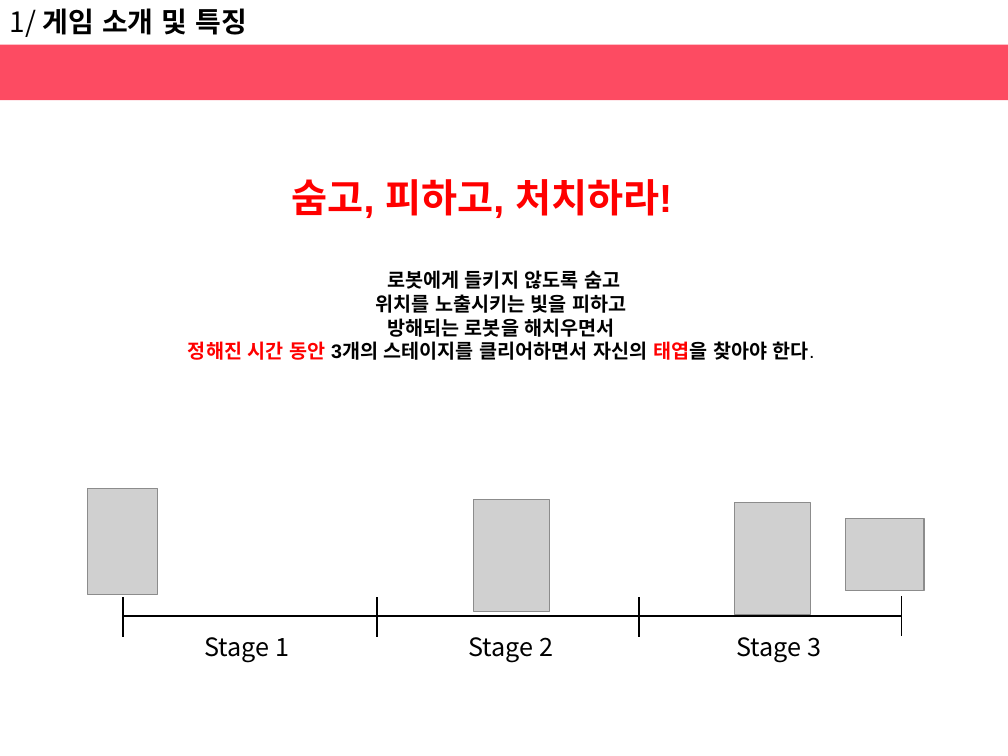
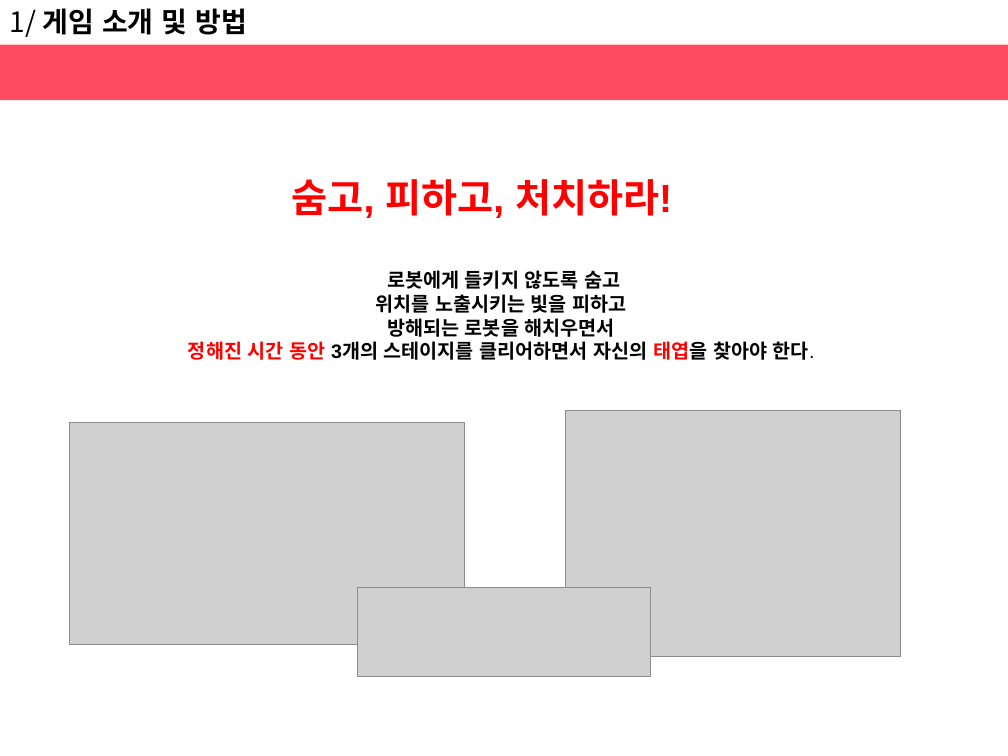
Before and after one commit to haeunjung/Team_Project, a slide deck: slide 5 of 기획문서/게임 제안서.pptx (slide 4 before the commit). Drawn at 1008x756 pixels with LibreOffice and Linux fonts; fonts in the diff are those of the drawing; grey boxes stand for pictures. Boxes give left, top, right and bottom in pixels: in the first picture for what was removed or moved away, otherwise in the second. Text is boxed around its words. In the diff, an @@ line names an element or a change of style, - is before the commit and + after.

Commit message:
12.14
목차, 게임의 차별성, 소개 수정

```diff
--- a/기획문서/게임 제안서.pptx
+++ b/기획문서/게임 제안서.pptx
@@ text at bbox=[10, 8, 247, 37]: text changed @@
-1/ 게임 소개 및 특징
+1/ 게임 소개 및 방법
@@ picture added at bbox=[565, 410, 901, 656] @@
@@ picture added at bbox=[70, 422, 465, 644] @@
@@ picture removed at bbox=[88, 488, 157, 594] @@
@@ picture removed at bbox=[474, 500, 549, 612] @@
@@ picture removed at bbox=[734, 503, 809, 615] @@
@@ picture removed at bbox=[846, 519, 924, 591] @@
@@ line removed from (123, 598) to (123, 637) @@
@@ picture added at bbox=[357, 588, 650, 676] @@
@@ line removed from (377, 598) to (377, 637) @@
@@ line removed from (639, 598) to (639, 637) @@
@@ line removed from (901, 597) to (901, 636) @@
@@ line removed from (123, 616) to (901, 616) @@
@@ text removed at bbox=[204, 637, 289, 662] @@
-Stage 1
@@ text removed at bbox=[468, 637, 553, 662] @@
-Stage 2
@@ text removed at bbox=[736, 637, 821, 662] @@
-Stage 3
```
Also in this commit, not shown: 11 other slides changed, 2 slides added, 2 slides removed.
